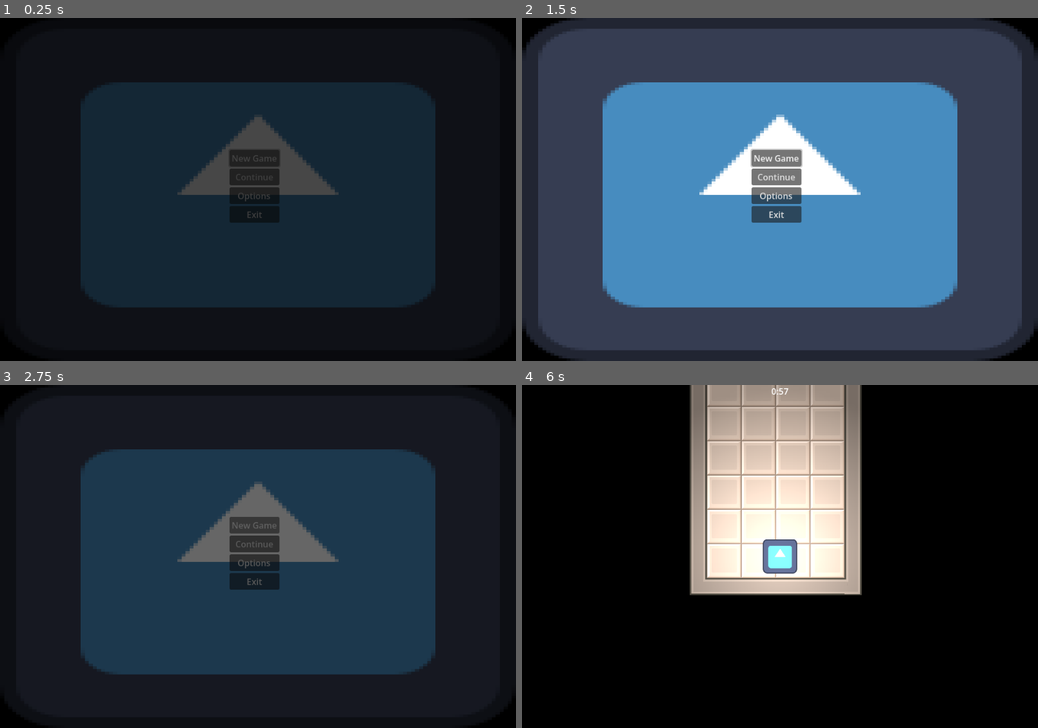
Above: before the commit, frames 1-4 (two rows, left to right).
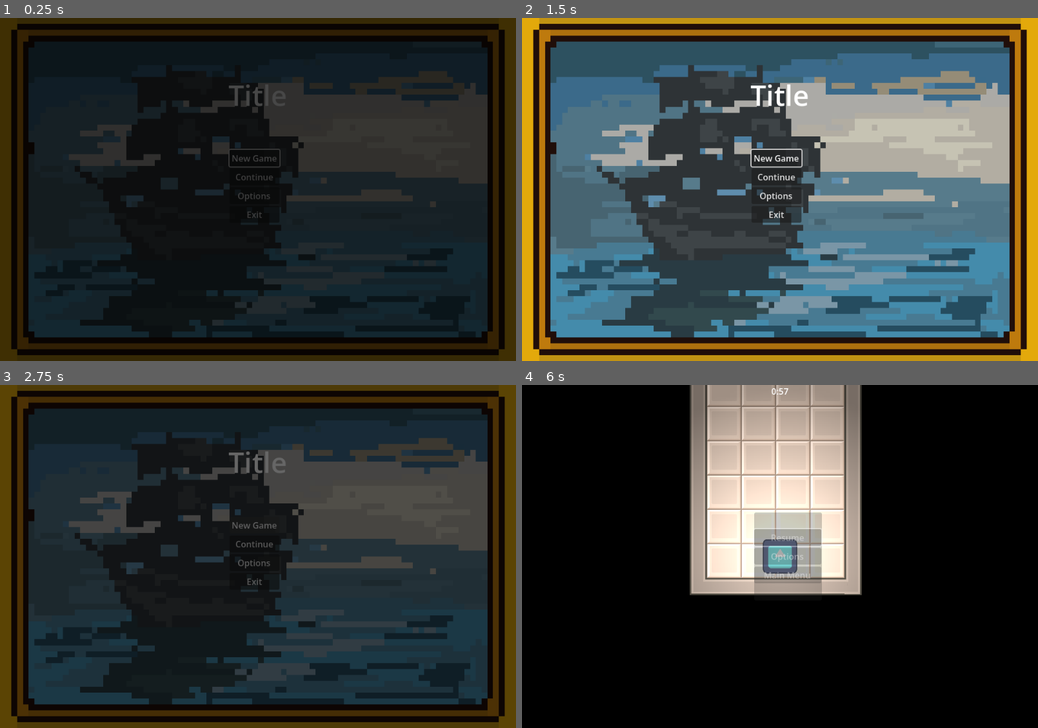
Above: after the commit, the same moments.

Repository: Jakepc007/wildjam-91
Game: Godot game, scene res://menus/scene_manager.tscn
Same seed, same stepped clock (60 frames per second), same inputs: the game is played once before the commit and once after it. The engine's default icon, where the game draws it, is replaced by a stand-in: a white triangle on a blue panel in a dark square.
Inputs (mouse positions are in pixels of both pictures, inside the frame that each line leads up to):
- Up to frame 1 (0.25 s): no input
- Up to frame 2 (1.5 s): click "Options" at 0.5 s; click "Back" at 1.25 s
- Up to frame 3 (2.75 s): click "New Game" at 2 s
- Up to frame 4 (6 s): click "New Game" at 2.75 s; move the mouse to (893, 539) at 3.52 s; hold Right (ui_right, bound only before the commit) 3.53-4.25 s; hold E (interact) 3.53-4.25 s; click (893, 539) at 3.67 s; drag from (676, 573) to (780, 556) at 4.27 s; tap Enter at 5 s; move the mouse to (831, 481) at 5.02 s; hold Right (ui_right, bound only before the commit) 5.03-5.75 s; hold E (interact) 5.03-5.75 s; tap Escape (start) at 5.75 s; drag from (754, 625) to (702, 542) at 5.77 s

The runs differ from the first frame. In frame 1, 46% of the frame differs, in the area x 0-100%, y 0-100%; in frame 2, 88%; in frame 3, 59%; in frame 4, 3.0%.

Commit message:
Added a pause menu

Diff:
--- a/input_changer.gd
+++ b/input_changer.gd
@@ -23,17 +23,19 @@
 		button_pressed = false
 		release_focus()
 		update_text()
+		grab_focus()
 
 func update_text():
 	text = InputMap.action_get_events(action)[0].as_text()
 
-func ui_change(action,event):
+func ui_change(_action,event):
 	var ui_action := ""
-	match action:
+	match _action:
 		"up" : ui_action = "ui_up"
 		"left" : ui_action = "ui_left"
 		"right" : ui_action = "ui_right"
 		"down" : ui_action = "ui_down"
+		"start" : "ui_cancel"
 	if ui_action != "" :
 		InputMap.action_erase_events(ui_action)
 		InputMap.action_add_event(ui_action,event)
--- a/level.gd
+++ b/level.gd
@@ -25,6 +25,7 @@
 var _time_over : bool
 
 func _ready():
+	process_mode = Node.PROCESS_MODE_PAUSABLE
 	player = player_scene.instantiate()
 	add_child(player)
 	player.position = spawn_position.position
--- a/menus/audio_manager.tscn
+++ b/menus/audio_manager.tscn
@@ -5,6 +5,7 @@
 [ext_resource type="AudioStream" uid="uid://d1wpodslblim0" path="res://assets/Audio/uh_oh_buddy_full_track.ogg" id="3_8xec1"]
 
 [node name="AudioManager" type="Node" unique_id=758442812]
+process_mode = 3
 script = ExtResource("1_edu86")
 
 [node name="UhOhBuddyFullTrack" type="AudioStreamPlayer" parent="." unique_id=2112808618]
--- a/menus/audio_menu_tab.tscn
+++ b/menus/audio_menu_tab.tscn
@@ -16,7 +16,11 @@
 	master_slider.value = AudioServer.get_bus_volume_linear(master_bus)
 	music_slider.value = AudioServer.get_bus_volume_linear(music_bus)
 	sfx_slider.value = AudioServer.get_bus_volume_linear(sfx_bus)
+	on_visibility_changed()
 
+func on_visibility_changed():
+	if visible and mute_button:
+		mute_button.grab_focus()
 
 func _on_mute_button_toggled(toggled_on: bool) -> void:
 	AudioServer.set_bus_mute(master_bus,toggled_on)
@@ -32,14 +36,15 @@
 "
 
 [node name="AudioMenuTab" type="MarginContainer" unique_id=679169600]
-anchors_preset = 15
-anchor_right = 1.0
-anchor_bottom = 1.0
+anchors_preset = -1
+anchor_right = 0.640625
+anchor_bottom = 0.6578125
 grow_horizontal = 2
 grow_vertical = 2
-theme_override_constants/margin_left = 225
-theme_override_constants/margin_right = 225
+theme_override_constants/margin_left = 30
+theme_override_constants/margin_right = 30
 script = SubResource("GDScript_hrpeh")
+metadata/_edit_use_anchors_ = true
 
 [node name="VBoxContainer" type="VBoxContainer" parent="." unique_id=477901704]
 layout_mode = 2
@@ -103,6 +108,7 @@
 step = 0.02
 tick_count = 11
 
+[connection signal="visibility_changed" from="." to="." method="on_visibility_changed"]
 [connection signal="toggled" from="VBoxContainer/MuteControl/MuteButton" to="." method="_on_mute_button_toggled"]
 [connection signal="value_changed" from="VBoxContainer/MasterVolume/MasterSlider" to="." method="_on_master_slider_value_changed"]
 [connection signal="value_changed" from="VBoxContainer/MusicVolume/MusicSlider" to="." method="_on_music_slider_value_changed"]
--- /dev/null
+++ b/menus/controls.gd
@@ -0,0 +1,10 @@
+extends MarginContainer
+@onready var button: Button = $VBoxContainer/Up/HBoxContainer/Button
+
+
+func _ready() -> void:
+	_on_visibility_changed()
+
+func _on_visibility_changed() -> void:
+	if visible:
+		button.grab_focus()
--- a/menus/controls.tscn
+++ b/menus/controls.tscn
@@ -1,6 +1,7 @@
 [gd_scene format=3 uid="uid://bwqlnwexuiu77"]
 
 [ext_resource type="Script" uid="uid://y4xfaejjilsc" path="res://input_changer.gd" id="1_1nrlj"]
+[ext_resource type="Script" uid="uid://cef57gf2xe1j7" path="res://menus/controls.gd" id="1_mxg8n"]
 
 [node name="Controls" type="MarginContainer" unique_id=811513535]
 anchors_preset = 15
@@ -10,6 +11,7 @@
 grow_vertical = 2
 theme_override_constants/margin_left = 225
 theme_override_constants/margin_right = 225
+script = ExtResource("1_mxg8n")
 
 [node name="VBoxContainer" type="VBoxContainer" parent="." unique_id=1563235589]
 layout_mode = 2
@@ -31,6 +33,8 @@
 [node name="Button" type="Button" parent="VBoxContainer/Up/HBoxContainer" unique_id=612379381]
 custom_minimum_size = Vector2(40, 40)
 layout_mode = 2
+focus_neighbor_bottom = NodePath("../../../Left/HBoxContainer/Button")
+focus_next = NodePath(".")
 script = ExtResource("1_1nrlj")
 action = "up"
 
@@ -50,6 +54,10 @@
 [node name="Button" type="Button" parent="VBoxContainer/Left/HBoxContainer" unique_id=1614734629]
 custom_minimum_size = Vector2(40, 40)
 layout_mode = 2
+focus_neighbor_top = NodePath("../../../Up/HBoxContainer/Button")
+focus_neighbor_bottom = NodePath("../../../Down/HBoxContainer/Button")
+focus_next = NodePath("../../../Down/HBoxContainer/Button")
+focus_previous = NodePath("../../../Up/HBoxContainer/Button")
 script = ExtResource("1_1nrlj")
 action = "left"
 
@@ -69,6 +77,10 @@
 [node name="Button" type="Button" parent="VBoxContainer/Down/HBoxContainer" unique_id=974568056]
 custom_minimum_size = Vector2(40, 40)
 layout_mode = 2
+focus_neighbor_top = NodePath("../../../Left/HBoxContainer/Button")
+focus_neighbor_bottom = NodePath("../../../Right/HBoxContainer/Button")
+focus_next = NodePath("../../../Right/HBoxContainer/Button")
+focus_previous = NodePath("../../../Left/HBoxContainer/Button")
 script = ExtResource("1_1nrlj")
 action = "down"
 
@@ -107,6 +119,10 @@
 [node name="Button" type="Button" parent="VBoxContainer/Interact/HBoxContainer" unique_id=375067003]
 custom_minimum_size = Vector2(40, 40)
 layout_mode = 2
+focus_neighbor_top = NodePath("../../../Right/HBoxContainer/Button")
+focus_neighbor_bottom = NodePath("../../../Inventory/HBoxContainer/Button")
+focus_next = NodePath("../../../Inventory/HBoxContainer/Button")
+focus_previous = NodePath("../../../Right/HBoxContainer/Button")
 script = ExtResource("1_1nrlj")
 action = "interact"
 
@@ -126,6 +142,10 @@
 [node name="Button" type="Button" parent="VBoxContainer/Inventory/HBoxContainer" unique_id=2047007074]
 custom_minimum_size = Vector2(40, 40)
 layout_mode = 2
+focus_neighbor_top = NodePath("../../../Interact/HBoxContainer/Button")
+focus_neighbor_bottom = NodePath("../../../Back/HBoxContainer/Button")
+focus_next = NodePath("../../../Back/HBoxContainer/Button")
+focus_previous = NodePath("../../../Interact/HBoxContainer/Button")
 script = ExtResource("1_1nrlj")
 action = "inventory"
 
@@ -146,4 +166,6 @@
 custom_minimum_size = Vector2(40, 40)
 layout_mode = 2
 script = ExtResource("1_1nrlj")
-action = "ui_cancel"
+action = "start"
+
+[connection signal="visibility_changed" from="." to="." method="_on_visibility_changed"]
--- a/menus/main_menu.tscn
+++ b/menus/main_menu.tscn
@@ -2,9 +2,16 @@
 
 [ext_resource type="Script" uid="uid://ck6wbxa1e6bya" path="res://menus/main_menu.gd" id="1_8gy84"]
 [ext_resource type="Theme" uid="uid://dfpiiy4xjcjry" path="res://menus/default_theme.tres" id="1_yjgyn"]
-[ext_resource type="Texture2D" uid="uid://m0n6fbd2d6ry" path="res://icon.svg" id="2_ij7vn"]
 [ext_resource type="PackedScene" uid="uid://xxqbgrk5yq1j" path="res://Levels/level1.tscn" id="3_oblsv"]
 [ext_resource type="PackedScene" uid="uid://c2lgjmxe1a0o5" path="res://menus/options_menu.tscn" id="3_yjgyn"]
+[ext_resource type="Texture2D" uid="uid://lwcr6k0a5ky1" path="res://assets/item_icons.png" id="5_oblsv"]
+
+[sub_resource type="AtlasTexture" id="AtlasTexture_a63lr"]
+atlas = ExtResource("5_oblsv")
+region = Rect2(99, 163, 90, 58)
+
+[sub_resource type="LabelSettings" id="LabelSettings_pwbes"]
+font_size = 52
 
 [node name="Control" type="Control" unique_id=977942290]
 z_index = 1
@@ -27,7 +34,7 @@
 grow_horizontal = 2
 grow_vertical = 2
 theme = ExtResource("1_yjgyn")
-texture = ExtResource("2_ij7vn")
+texture = SubResource("AtlasTexture_a63lr")
 
 [node name="MenuContainer" type="MarginContainer" parent="." unique_id=134028411]
 layout_mode = 1
@@ -46,14 +53,15 @@
 layout_mode = 2
 theme = ExtResource("1_yjgyn")
 
-[node name="RichTextLabel" type="RichTextLabel" parent="MenuContainer/Title Container/Control" unique_id=1615635798]
+[node name="Label" type="Label" parent="MenuContainer/Title Container/Control" unique_id=1494648364]
 layout_mode = 1
 anchors_preset = 10
 anchor_right = 1.0
+offset_top = 79.0
+offset_bottom = 210.0
 grow_horizontal = 2
-theme = ExtResource("1_yjgyn")
-text = "Title
-"
+text = "Title"
+label_settings = SubResource("LabelSettings_pwbes")
 horizontal_alignment = 1
 vertical_alignment = 1
 
--- a/menus/options_menu.tscn
+++ b/menus/options_menu.tscn
@@ -1,7 +1,6 @@
 [gd_scene format=3 uid="uid://c2lgjmxe1a0o5"]
 
-[ext_resource type="PackedScene" uid="uid://2rswiu2qkdou" path="res://menus/audio_menu_tab.tscn" id="1_6r3ve"]
-[ext_resource type="PackedScene" uid="uid://bwqlnwexuiu77" path="res://menus/controls.tscn" id="2_wyyb7"]
+[ext_resource type="PackedScene" uid="uid://d4ilac1iachym" path="res://menus/options_tab_menu.tscn" id="1_6r3ve"]
 
 [sub_resource type="GDScript" id="GDScript_wyyb7"]
 script/source = "extends Control
@@ -10,6 +9,10 @@
 
 func _on_back_pressed() -> void:
 	Global.scene_manager.switch_scene(_main_menu_path)
+
+func _process(delta: float) -> void:
+	if Input.is_action_just_pressed(\"start\"):
+		_on_back_pressed()
 "
 
 [node name="Control" type="Control" unique_id=1254620038]
@@ -33,18 +36,10 @@
 layout_mode = 2
 size_flags_vertical = 3
 
-[node name="TabBar" type="TabContainer" parent="VBoxContainer/MarginContainer" unique_id=1281913294]
+[node name="TabBar" parent="VBoxContainer/MarginContainer" unique_id=938675182 instance=ExtResource("1_6r3ve")]
 layout_mode = 2
-current_tab = 0
-
-[node name="AudioMenuTab" parent="VBoxContainer/MarginContainer/TabBar" unique_id=679169600 instance=ExtResource("1_6r3ve")]
-layout_mode = 2
-metadata/_tab_index = 0
-
-[node name="Controls" parent="VBoxContainer/MarginContainer/TabBar" unique_id=811513535 instance=ExtResource("2_wyyb7")]
-visible = false
-layout_mode = 2
-metadata/_tab_index = 1
+focus_neighbor_top = NodePath("../../MarginContainer2/Back")
+focus_previous = NodePath("../../MarginContainer2/Back")
 
 [node name="MarginContainer2" type="MarginContainer" parent="VBoxContainer" unique_id=41801181]
 layout_mode = 2
--- /dev/null
+++ b/menus/options_tab_menu.tscn
@@ -0,0 +1,28 @@
+[gd_scene format=3 uid="uid://d4ilac1iachym"]
+
+[ext_resource type="PackedScene" uid="uid://2rswiu2qkdou" path="res://menus/audio_menu_tab.tscn" id="1_aydou"]
+[ext_resource type="PackedScene" uid="uid://bwqlnwexuiu77" path="res://menus/controls.tscn" id="2_2xpen"]
+
+[node name="OptionsTabMenu" type="TabContainer" unique_id=938675182]
+anchors_preset = 15
+anchor_right = 1.0
+anchor_bottom = 1.0
+grow_horizontal = 2
+grow_vertical = 2
+tab_alignment = 1
+current_tab = 0
+tab_0/title = "Audio"
+
+[node name="AudioMenuTab" parent="." unique_id=679169600 instance=ExtResource("1_aydou")]
+layout_mode = 2
+theme_override_constants/margin_top = 15
+theme_override_constants/margin_bottom = 15
+metadata/_tab_index = 0
+metadata/_tab_name = "Audio"
+
+[node name="Controls" parent="." unique_id=811513535 instance=ExtResource("2_2xpen")]
+visible = false
+layout_mode = 2
+theme_override_constants/margin_top = 15
+theme_override_constants/margin_bottom = 15
+metadata/_tab_index = 1
--- /dev/null
+++ b/menus/pause_menu.gd
@@ -0,0 +1,58 @@
+extends Control
+
+@onready var animation_player: AnimationPlayer = $AnimationPlayer
+@onready var main_menu_path : String = "res://menus/main_menu.tscn"
+@onready var options: VBoxContainer = $Options
+@onready var buttons: PanelContainer = $Buttons
+@onready var resume_button: Button = $Buttons/VBoxContainer/Resume
+@onready var options_button: Button = $Buttons/VBoxContainer/Options
+
+
+
+func pause():
+	get_tree().paused = true
+	animation_player.play("blur")
+	_on_visibility_changed()
+
+func resume():
+	if options.visible:
+		_on_hide_options_pressed()
+		return
+	get_tree().paused = false
+	animation_player.play_backwards("blur")
+
+func on_start_pressed():
+	if get_tree().paused:
+		resume()
+	else:
+		pause()
+
+func _process(_delta: float) -> void:
+	if Input.is_action_just_pressed("start"):
+		on_start_pressed()
+
+func _on_resume_pressed() -> void:
+	resume()
+
+
+func _on_options_pressed() -> void:
+	options.visible = true
+	buttons.visible = false
+
+
+func _on_main_menu_pressed() -> void:
+	if Global.scene_manager:
+		Global.scene_manager.animation_player.animation_finished.connect(\
+		func(anim): get_tree().paused = false, Object.ConnectFlags.CONNECT_ONE_SHOT)
+		Global.scene_manager.switch_scene_with_fade(load(main_menu_path))
+
+
+func _on_hide_options_pressed() -> void:
+	options.visible = false
+	buttons.visible = true
+	options_button.grab_focus()
+
+
+func _on_visibility_changed() -> void:
+	if visible and resume_button:
+		resume_button.grab_focus()
--- /dev/null
+++ b/menus/pause_menu.tscn
@@ -0,0 +1,219 @@
+[gd_scene format=3 uid="uid://dcx7jbdh3bbo6"]
+
+[ext_resource type="Script" uid="uid://bb1qt8c2g44jl" path="res://menus/pause_menu.gd" id="1_p1qj3"]
+[ext_resource type="Shader" uid="uid://cy35c7q3uf1mb" path="res://menus/pause_menu_blur.gdshader" id="1_s0u37"]
+[ext_resource type="PackedScene" uid="uid://d4ilac1iachym" path="res://menus/options_tab_menu.tscn" id="3_0wv6w"]
+
+[sub_resource type="ShaderMaterial" id="ShaderMaterial_p1qj3"]
+shader = ExtResource("1_s0u37")
+shader_parameter/lod = 0.0
+
+[sub_resource type="Animation" id="Animation_0wv6w"]
+length = 0.001
+tracks/0/type = "bezier"
+tracks/0/imported = false
+tracks/0/enabled = true
+tracks/0/path = NodePath("ColorRect:material:shader_parameter/lod")
+tracks/0/interp = 1
+tracks/0/loop_wrap = true
+tracks/0/keys = {
+"handle_modes": PackedInt32Array(0),
+"points": PackedFloat32Array(0, -0.25, 0, 0.25, 0),
+"times": PackedFloat32Array(0)
+}
+tracks/1/type = "bezier"
+tracks/1/imported = false
+tracks/1/enabled = true
+tracks/1/path = NodePath("Buttons:modulate:r")
+tracks/1/interp = 1
+tracks/1/loop_wrap = true
+tracks/1/keys = {
+"handle_modes": PackedInt32Array(0),
+"points": PackedFloat32Array(1, -0.23333333, 0, 0.23333333, 0),
+"times": PackedFloat32Array(0)
+}
+tracks/2/type = "bezier"
+tracks/2/imported = false
+tracks/2/enabled = true
+tracks/2/path = NodePath("Buttons:modulate:g")
+tracks/2/interp = 1
+tracks/2/loop_wrap = true
+tracks/2/keys = {
+"handle_modes": PackedInt32Array(0),
+"points": PackedFloat32Array(1, -0.23333333, 0, 0.23333333, 0),
+"times": PackedFloat32Array(0)
+}
+tracks/3/type = "bezier"
+tracks/3/imported = false
+tracks/3/enabled = true
+tracks/3/path = NodePath("Buttons:modulate:b")
+tracks/3/interp = 1
+tracks/3/loop_wrap = true
+tracks/3/keys = {
+"handle_modes": PackedInt32Array(0),
+"points": PackedFloat32Array(1, -0.23333333, 0, 0.23333333, 0),
+"times": PackedFloat32Array(0)
+}
+tracks/4/type = "bezier"
+tracks/4/imported = false
+tracks/4/enabled = true
+tracks/4/path = NodePath("Buttons:modulate:a")
+tracks/4/interp = 1
+tracks/4/loop_wrap = true
+tracks/4/keys = {
+"handle_modes": PackedInt32Array(0),
+"points": PackedFloat32Array(0, -0.23333333, 0, 0.23333333, 0),
+"times": PackedFloat32Array(0)
+}
+
+[sub_resource type="Animation" id="Animation_qlf07"]
+resource_name = "blur"
+length = 0.33333334
+tracks/0/type = "bezier"
+tracks/0/imported = false
+tracks/0/enabled = true
+tracks/0/path = NodePath("ColorRect:material:shader_parameter/lod")
+tracks/0/interp = 1
+tracks/0/loop_wrap = true
+tracks/0/keys = {
+"handle_modes": PackedInt32Array(0, 0),
+"points": PackedFloat32Array(0, -0.25, 0, 0.25, 0, 0.8, -0.07333334, -0.13333334, 0, 0),
+"times": PackedFloat32Array(0, 0.26666668)
+}
+tracks/1/type = "bezier"
+tracks/1/imported = false
+tracks/1/enabled = true
+tracks/1/path = NodePath("Buttons:modulate:r")
+tracks/1/interp = 1
+tracks/1/loop_wrap = true
+tracks/1/keys = {
+"handle_modes": PackedInt32Array(0, 0),
+"points": PackedFloat32Array(1, -0.23333333, 0, 0.23333333, 0, 1, -0.07777778, 0, 0, 0),
+"times": PackedFloat32Array(0, 0.29333335)
+}
+tracks/2/type = "bezier"
+tracks/2/imported = false
+tracks/2/enabled = true
+tracks/2/path = NodePath("Buttons:modulate:g")
+tracks/2/interp = 1
+tracks/2/loop_wrap = true
+tracks/2/keys = {
+"handle_modes": PackedInt32Array(0, 0),
+"points": PackedFloat32Array(1, -0.23333333, 0, 0.23333333, 0, 1, -0.07777778, 0, 0, 0),
+"times": PackedFloat32Array(0, 0.29333335)
+}
+tracks/3/type = "bezier"
+tracks/3/imported = false
+tracks/3/enabled = true
+tracks/3/path = NodePath("Buttons:modulate:b")
+tracks/3/interp = 1
+tracks/3/loop_wrap = true
+tracks/3/keys = {
+"handle_modes": PackedInt32Array(0, 0),
+"points": PackedFloat32Array(1, -0.23333333, 0, 0.23333333, 0, 1, -0.07777778, 0, 0, 0),
+"times": PackedFloat32Array(0, 0.29333335)
+}
+tracks/4/type = "bezier"
+tracks/4/imported = false
+tracks/4/enabled = true
+tracks/4/path = NodePath("Buttons:modulate:a")
+tracks/4/interp = 1
+tracks/4/loop_wrap = true
+tracks/4/keys = {
+"handle_modes": PackedInt32Array(0, 0),
+"points": PackedFloat32Array(0, -0.23333333, 0, 0.23333333, 0, 1, -0.07777778, -0.16666667, 0, 0),
+"times": PackedFloat32Array(0, 0.29333335)
+}
+
+[sub_resource type="AnimationLibrary" id="AnimationLibrary_ybqm1"]
+_data = {
+&"RESET": SubResource("Animation_0wv6w"),
+&"blur": SubResource("Animation_qlf07")
+}
+
+[node name="PauseMenu" type="Control" unique_id=603388050]
+process_mode = 3
+layout_mode = 3
+anchors_preset = 15
+anchor_right = 1.0
+anchor_bottom = 1.0
+grow_horizontal = 2
+grow_vertical = 2
+script = ExtResource("1_p1qj3")
+
+[node name="ColorRect" type="ColorRect" parent="." unique_id=776570446]
+material = SubResource("ShaderMaterial_p1qj3")
+layout_mode = 1
+anchors_preset = 15
+anchor_right = 1.0
+anchor_bottom = 1.0
+grow_horizontal = 2
+grow_vertical = 2
+
+[node name="Buttons" type="PanelContainer" parent="." unique_id=739870244]
+modulate = Color(1, 1, 1, 0)
+layout_mode = 1
+anchors_preset = 8
+anchor_left = 0.5
+anchor_top = 0.5
+anchor_right = 0.5
+anchor_bottom = 0.5
+offset_left = -48.0
+offset_top = -82.0
+offset_right = 77.94061
+offset_bottom = 82.0
+grow_horizontal = 2
+grow_vertical = 2
+
+[node name="VBoxContainer" type="VBoxContainer" parent="Buttons" unique_id=605122720]
+layout_mode = 2
+alignment = 1
+
+[node name="Resume" type="Button" parent="Buttons/VBoxContainer" unique_id=425790260]
+layout_mode = 2
+text = "Resume"
+
+[node name="Options" type="Button" parent="Buttons/VBoxContainer" unique_id=427728316]
+layout_mode = 2
+text = "Options"
+
+[node name="MainMenu" type="Button" parent="Buttons/VBoxContainer" unique_id=487841538]
+layout_mode = 2
+text = "Main Menu"
+
+[node name="AnimationPlayer" type="AnimationPlayer" parent="." unique_id=1388814841]
+libraries/ = SubResource("AnimationLibrary_ybqm1")
+
+[node name="Options" type="VBoxContainer" parent="." unique_id=1669754857]
+visible = false
+layout_mode = 1
+anchors_preset = -1
+anchor_left = 0.21800001
+anchor_top = 0.223
+anchor_right = 0.78200006
+anchor_bottom = 0.777
+offset_left = -0.28001404
+offset_top = -91.72
+offset_right = 0.27990723
+offset_bottom = 91.72
+grow_horizontal = 2
+grow_vertical = 2
+
+[node name="OptionsTabMenu" parent="Options" unique_id=938675182 instance=ExtResource("3_0wv6w")]
+layout_mode = 2
+size_flags_vertical = 3
+metadata/_edit_use_anchors_ = true
+
+[node name="MarginContainer" type="MarginContainer" parent="Options" unique_id=1236301872]
+layout_mode = 2
+
+[node name="HideOptions" type="Button" parent="Options/MarginContainer" unique_id=1485490435]
+layout_mode = 2
+size_flags_horizontal = 0
+text = "Back"
+
+[connection signal="visibility_changed" from="." to="." method="_on_visibility_changed"]
+[connection signal="pressed" from="Buttons/VBoxContainer/Resume" to="." method="_on_resume_pressed"]
+[connection signal="pressed" from="Buttons/VBoxContainer/Options" to="." method="_on_options_pressed"]
+[connection signal="pressed" from="Buttons/VBoxContainer/MainMenu" to="." method="_on_main_menu_pressed"]
+[connection signal="pressed" from="Options/MarginContainer/HideOptions" to="." method="_on_hide_options_pressed"]
--- /dev/null
+++ b/menus/pause_menu_blur.gdshader
@@ -0,0 +1,9 @@
+shader_type canvas_item;
+uniform sampler2D SCREEN_TEXTURE: hint_screen_texture, filter_linear_mipmap;
+
+uniform float lod: hint_range(0.0, 5.0) = 0.0;
+
+void fragment() {
+	vec4 color = texture(SCREEN_TEXTURE,SCREEN_UV, lod);
+	COLOR = color;
+}
--- a/menus/scene_manager.tscn
+++ b/menus/scene_manager.tscn
@@ -339,6 +339,7 @@
 "
 
 [node name="SceneManager" type="Node" unique_id=82738315]
+process_mode = 3
 script = ExtResource("1_aqwcm")
 default_scene = ExtResource("2_5s76d")
 
--- a/player.tscn
+++ b/player.tscn
@@ -2,6 +2,7 @@
 
 [ext_resource type="Script" uid="uid://8yqcf3fcur1q" path="res://player.gd" id="1_onrkg"]
 [ext_resource type="Texture2D" uid="uid://m0n6fbd2d6ry" path="res://icon.svg" id="2_i3pqv"]
+[ext_resource type="PackedScene" uid="uid://dcx7jbdh3bbo6" path="res://menus/pause_menu.tscn" id="3_i3pqv"]
 
 [sub_resource type="CircleShape2D" id="CircleShape2D_7dm0k"]
 radius = 16.0
@@ -63,3 +64,5 @@
 
 [node name="CollisionShape2D" type="CollisionShape2D" parent="PickupDetectionArea" unique_id=905788093]
 shape = SubResource("CircleShape2D_lquwl")
+
+[node name="PauseMenu" parent="." unique_id=603388050 instance=ExtResource("3_i3pqv")]
--- a/project.godot
+++ b/project.godot
@@ -31,6 +31,34 @@
 
 [input]
 
+ui_left={
+"deadzone": 0.5,
+"events": [Object(InputEventJoypadButton,"resource_local_to_scene":false,"resource_name":"","device":-1,"button_index":13,"pressure":0.0,"pressed":false,"script":null)
+, Object(InputEventJoypadMotion,"resource_local_to_scene":false,"resource_name":"","device":-1,"axis":0,"axis_value":-1.0,"script":null)
+, Object(InputEventKey,"resource_local_to_scene":false,"resource_name":"","device":-1,"window_id":0,"alt_pressed":false,"shift_pressed":false,"ctrl_pressed":false,"meta_pressed":false,"pressed":false,"keycode":0,"physical_keycode":65,"key_label":0,"unicode":97,"location":0,"echo":false,"script":null)
+]
+}
+ui_right={
+"deadzone": 0.5,
+"events": [Object(InputEventJoypadButton,"resource_local_to_scene":false,"resource_name":"","device":-1,"button_index":14,"pressure":0.0,"pressed":false,"script":null)
+, Object(InputEventJoypadMotion,"resource_local_to_scene":false,"resource_name":"","device":-1,"axis":0,"axis_value":1.0,"script":null)
+, Object(InputEventKey,"resource_local_to_scene":false,"resource_name":"","device":-1,"window_id":0,"alt_pressed":false,"shift_pressed":false,"ctrl_pressed":false,"meta_pressed":false,"pressed":false,"keycode":0,"physical_keycode":68,"key_label":0,"unicode":100,"location":0,"echo":false,"script":null)
+]
+}
+ui_up={
+"deadzone": 0.5,
+"events": [Object(InputEventJoypadButton,"resource_local_to_scene":false,"resource_name":"","device":-1,"button_index":11,"pressure":0.0,"pressed":false,"script":null)
+, Object(InputEventJoypadMotion,"resource_local_to_scene":false,"resource_name":"","device":-1,"axis":1,"axis_value":-1.0,"script":null)
+, Object(InputEventKey,"resource_local_to_scene":false,"resource_name":"","device":-1,"window_id":0,"alt_pressed":false,"shift_pressed":false,"ctrl_pressed":false,"meta_pressed":false,"pressed":false,"keycode":0,"physical_keycode":87,"key_label":0,"unicode":119,"location":0,"echo":false,"script":null)
+]
+}
+ui_down={
+"deadzone": 0.5,
+"events": [Object(InputEventJoypadButton,"resource_local_to_scene":false,"resource_name":"","device":-1,"button_index":12,"pressure":0.0,"pressed":false,"script":null)
+, Object(InputEventJoypadMotion,"resource_local_to_scene":false,"resource_name":"","device":-1,"axis":1,"axis_value":1.0,"script":null)
+, Object(InputEventKey,"resource_local_to_scene":false,"resource_name":"","device":-1,"window_id":0,"alt_pressed":false,"shift_pressed":false,"ctrl_pressed":false,"meta_pressed":false,"pressed":false,"keycode":0,"physical_keycode":83,"key_label":0,"unicode":115,"location":0,"echo":false,"script":null)
+]
+}
 left={
 "deadzone": 0.2,
 "events": [Object(InputEventKey,"resource_local_to_scene":false,"resource_name":"","device":-1,"window_id":0,"alt_press …(191 unchanged characters)…
Binary file added: assets/item_icons.png
Not shown, added: assets/item_icons.png.import
Not shown, added: menus/controls.gd.uid
Not shown, added: menus/pause_menu.gd.uid
Not shown, added: menus/pause_menu_blur.gdshader.uid
